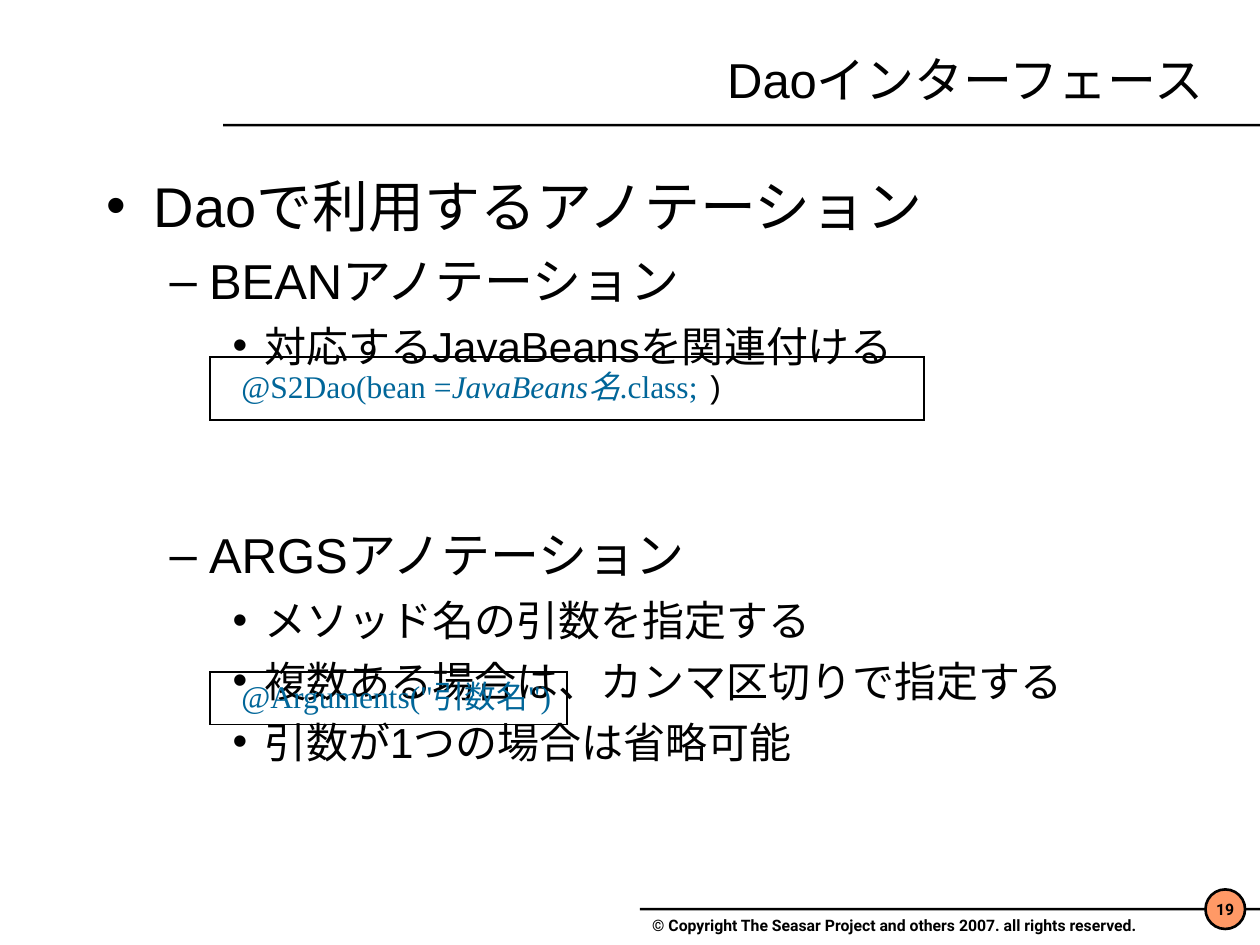
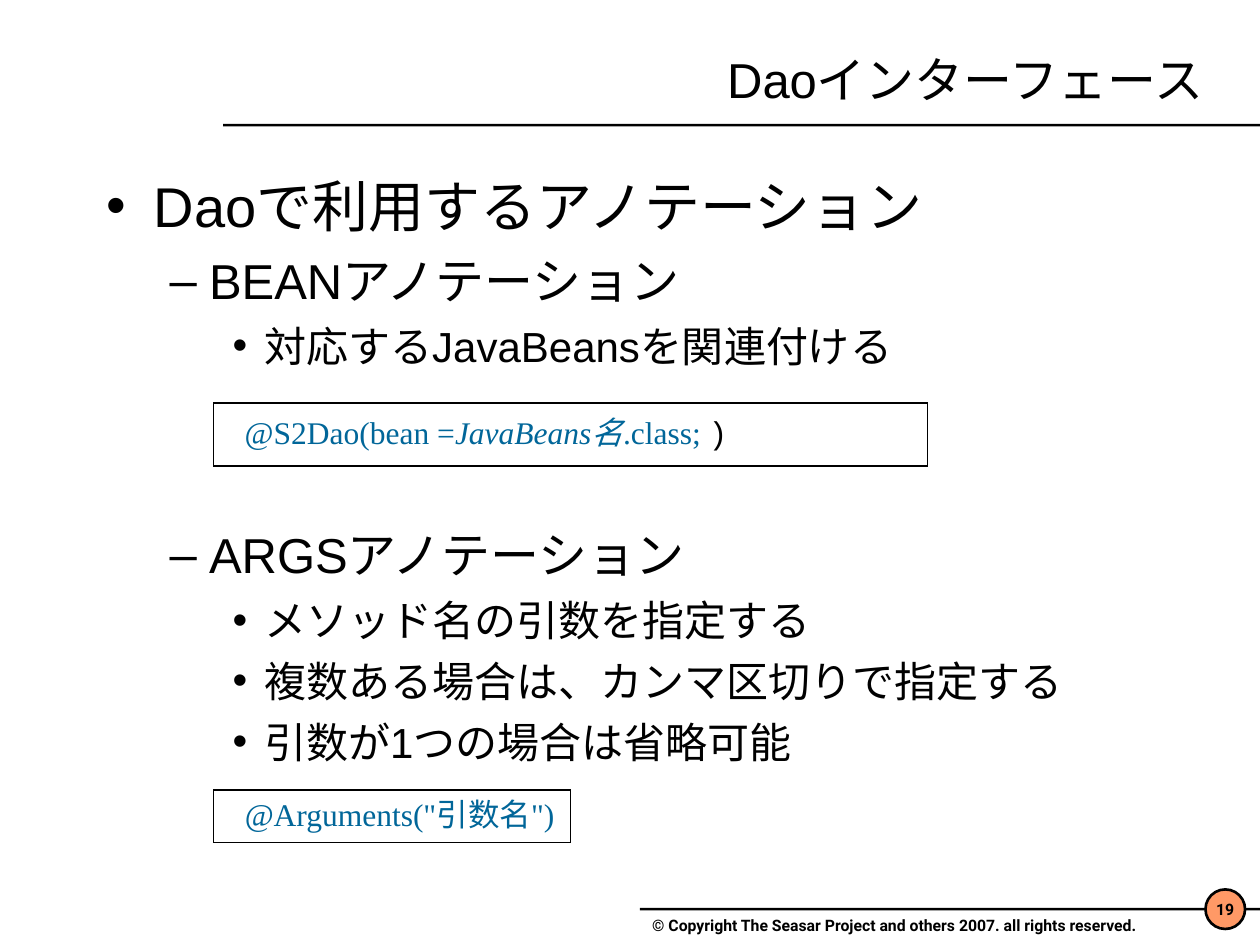
Before and after one commit to seasarorg/seasar2, a slide deck: slide 19 of seasar2_tutorial/S2Dao.ppt. Drawn at 1260x945 pixels with LibreOffice and Linux fonts; fonts in the diff are those of the drawing; background and template pictures are left out. Boxes give left, top, right and bottom in pixels: in the first picture for what was removed or moved away, otherwise in the second. Text is boxed around its words. In the diff, an @@ line names an element or a change of style, - is before the commit and + after.

Commit message:
パワーポイントのレイアウトのずれを修正。

```diff
--- a/seasar2_tutorial/S2Dao.ppt
+++ b/seasar2_tutorial/S2Dao.ppt
@@ rectangle "@S2Dao(bean =JavaBeans名.class; )": place and size @@
-rectangle "@S2Dao(bean =JavaBeans名.class; )" at (210, 357, 925, 420)
+rectangle "@S2Dao(bean =JavaBeans名.class; )" at (213, 403, 927, 466)
@@ rectangle "@Arguments("引数名")": place and size @@
-rectangle "@Arguments("引数名")" at (210, 672, 567, 724)
+rectangle "@Arguments("引数名")" at (213, 790, 570, 843)
```
Also in this commit, not shown: 21 other slides changed, 3 other files.
